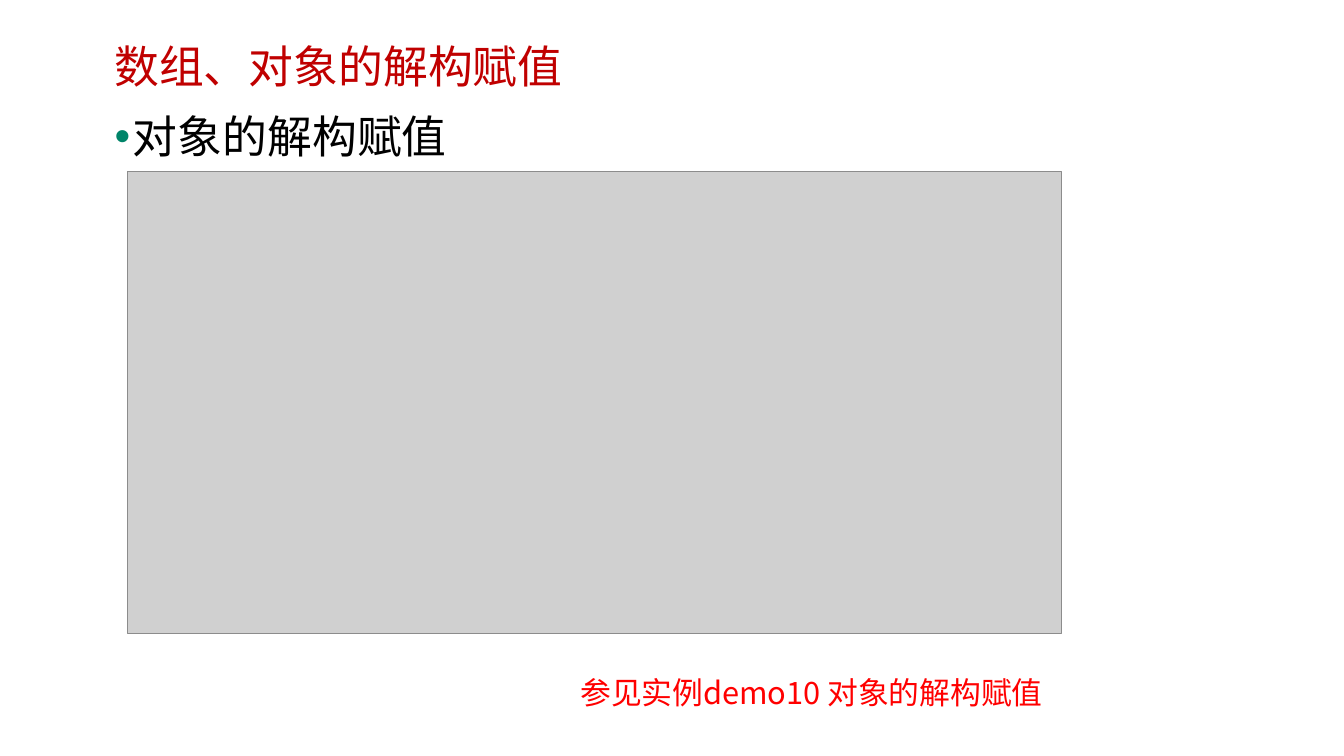
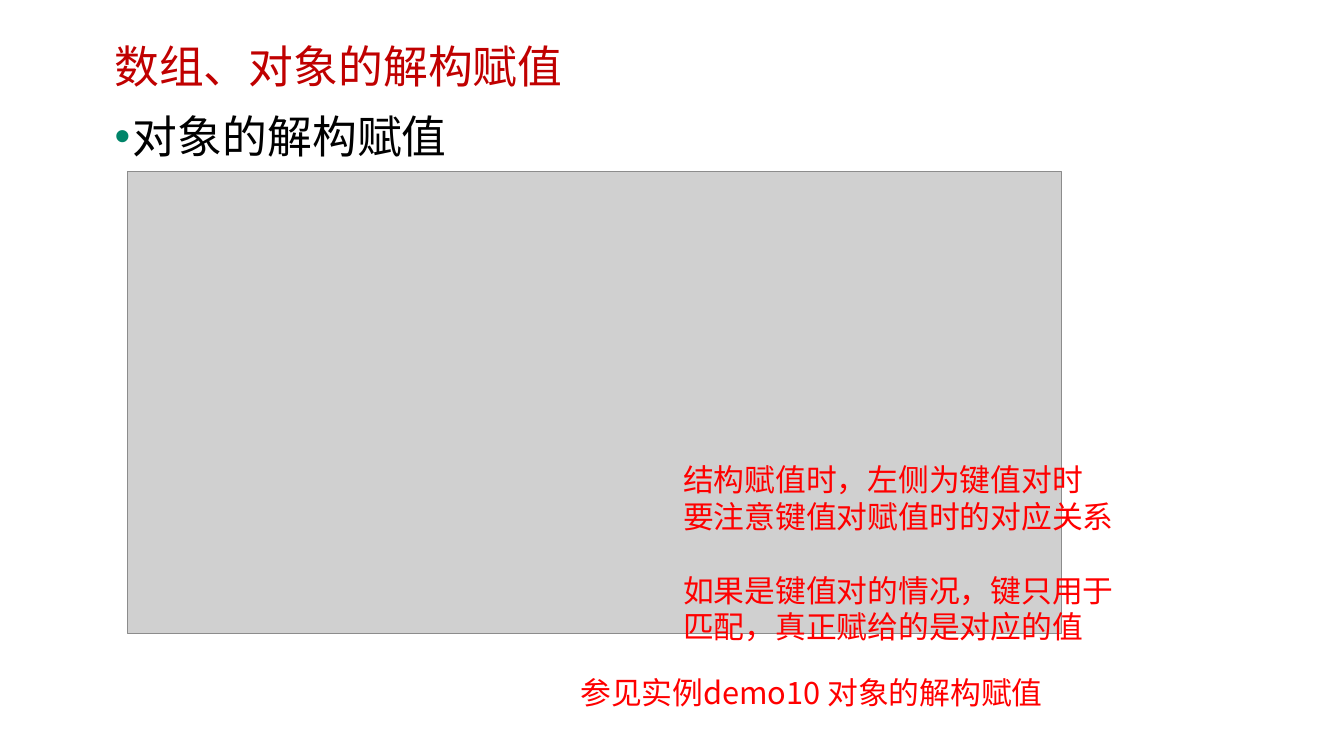
Before and after one commit to edu2act/course-javascript-advanced, a slide deck: slide 21 of 课程PPT/13.ECMAScript 6 一.pptx (slide 20 before the commit). Drawn at 1344x756 pixels with LibreOffice and Linux fonts; fonts in the diff are those of the drawing; grey boxes stand for pictures; background and template pictures are left out. Boxes give left, top, right and bottom in pixels: in the first picture for what was removed or moved away, otherwise in the second. Text is boxed around its words. In the diff, an @@ line names an element or a change of style, - is before the commit and + after.

```diff
--- a/课程PPT/13.ECMAScript 6 一.pptx
+++ b/课程PPT/13.ECMAScript 6 一.pptx
@@ text added at <box>683,459,1113,647</box>, 22 pt, text #FF0000 @@
+结构赋值时，左侧为键值对时
+要注意键值对赋值时的对应关系
+如果是键值对的情况，键只用于匹配，真正赋给的是对应的值
```
Also in this commit, not shown: 8 other slides changed, 2 slides added, 11 other files.
